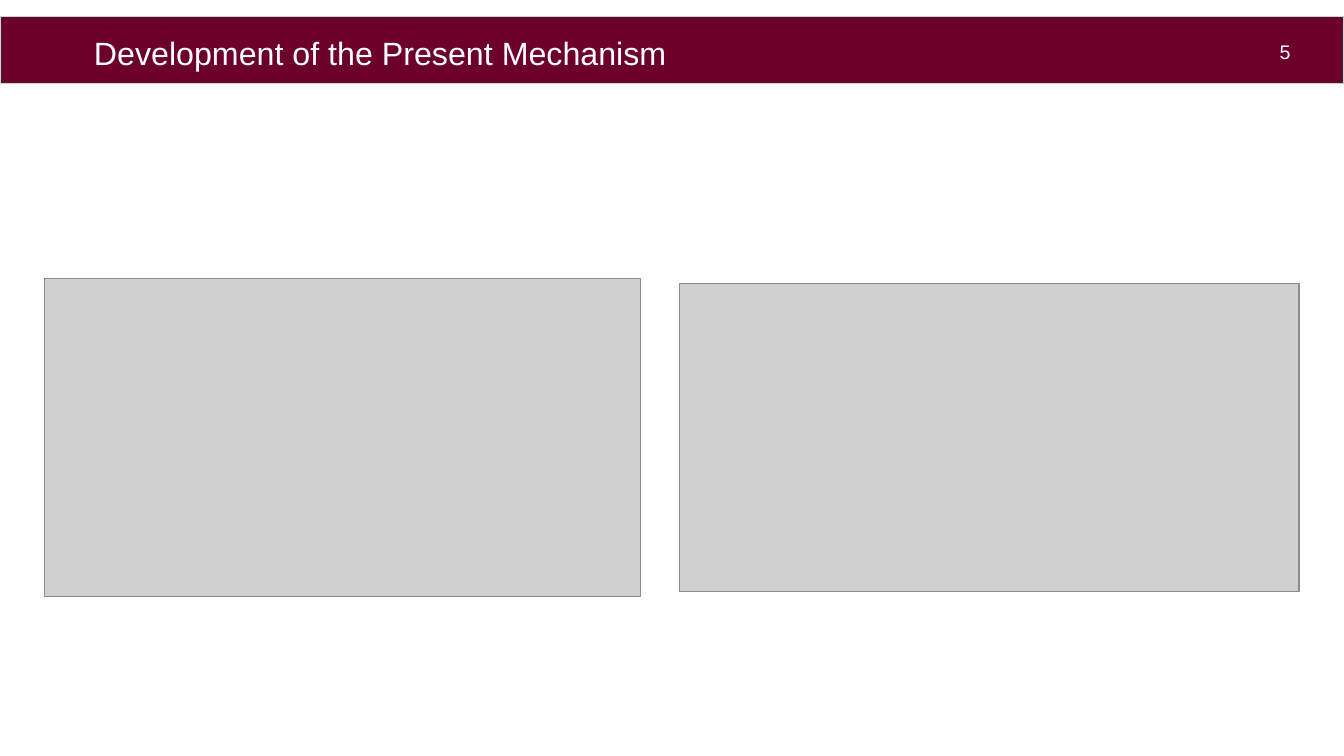
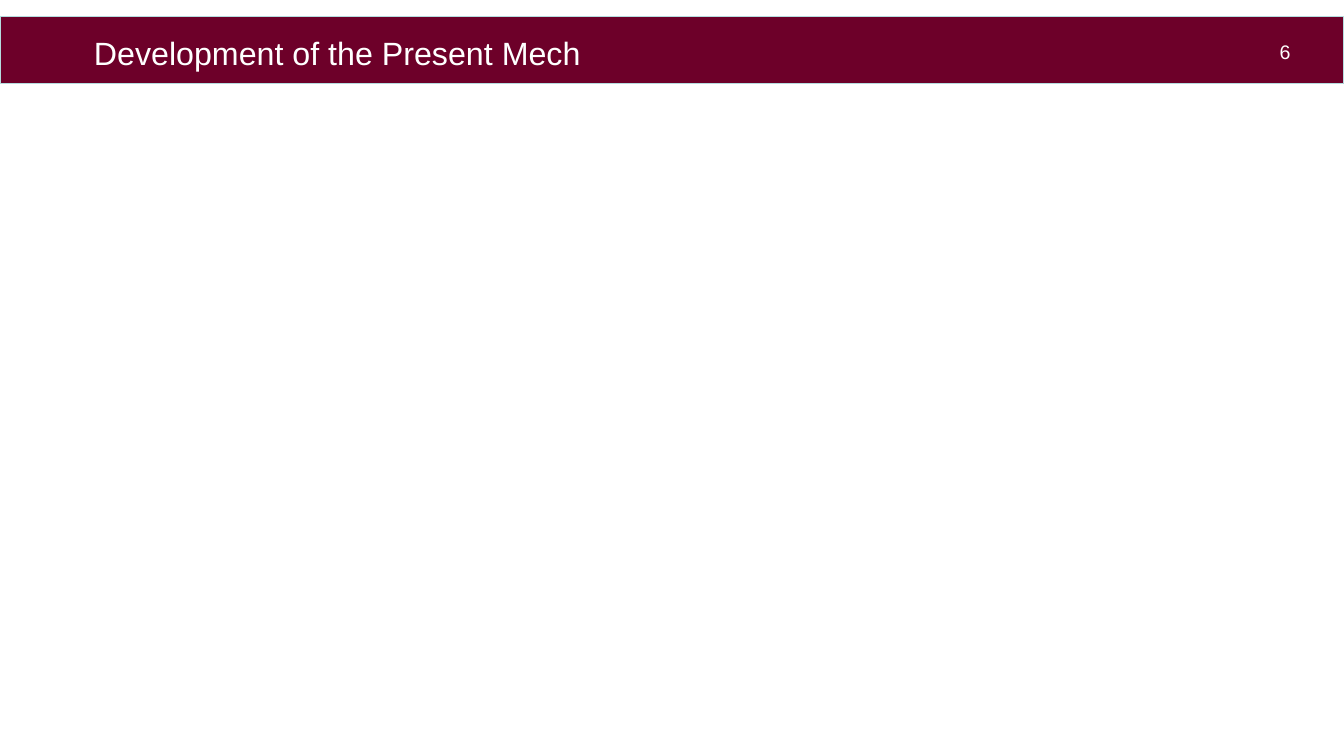
Before and after one commit to aahil-wq/lab-presentations, a slide deck: slide 7 of icfd2026/pres/kyushu_ppt_16-9.pptx (slide 6 before the commit). Drawn at 1344x756 pixels with LibreOffice and Linux fonts; fonts in the diff are those of the drawing; grey boxes stand for pictures; background and template pictures are left out. Boxes give left, top, right and bottom in pixels: in the first picture for what was removed or moved away, otherwise in the second. Text is boxed around its words. In the diff, an @@ line names an element or a change of style, - is before the commit and + after.

Commit message:
more work done on the presentation

```diff
--- a/icfd2026/pres/kyushu_ppt_16-9.pptx
+++ b/icfd2026/pres/kyushu_ppt_16-9.pptx
@@ text at (94, 41, 581, 72): text changed @@
-Development of the Present Mechanism
+Development of the Present Mech
@@ page number at (1280, 45, 1291, 60): text changed @@
-5
+6
@@ picture removed at (45, 279, 641, 597) @@
@@ picture removed at (681, 283, 1300, 592) @@
```
Also in this commit, not shown: 3 slides added, 6 other files.
